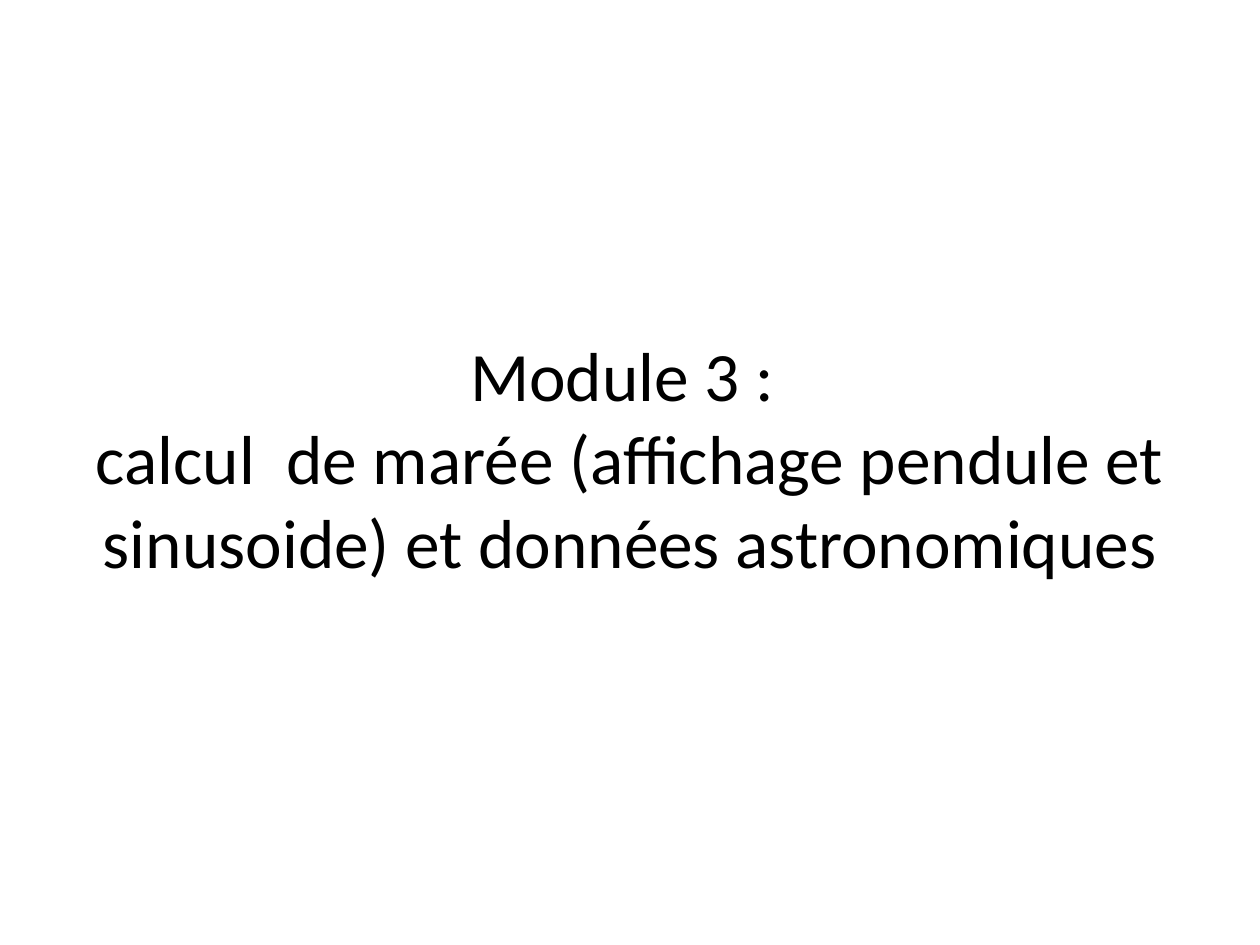
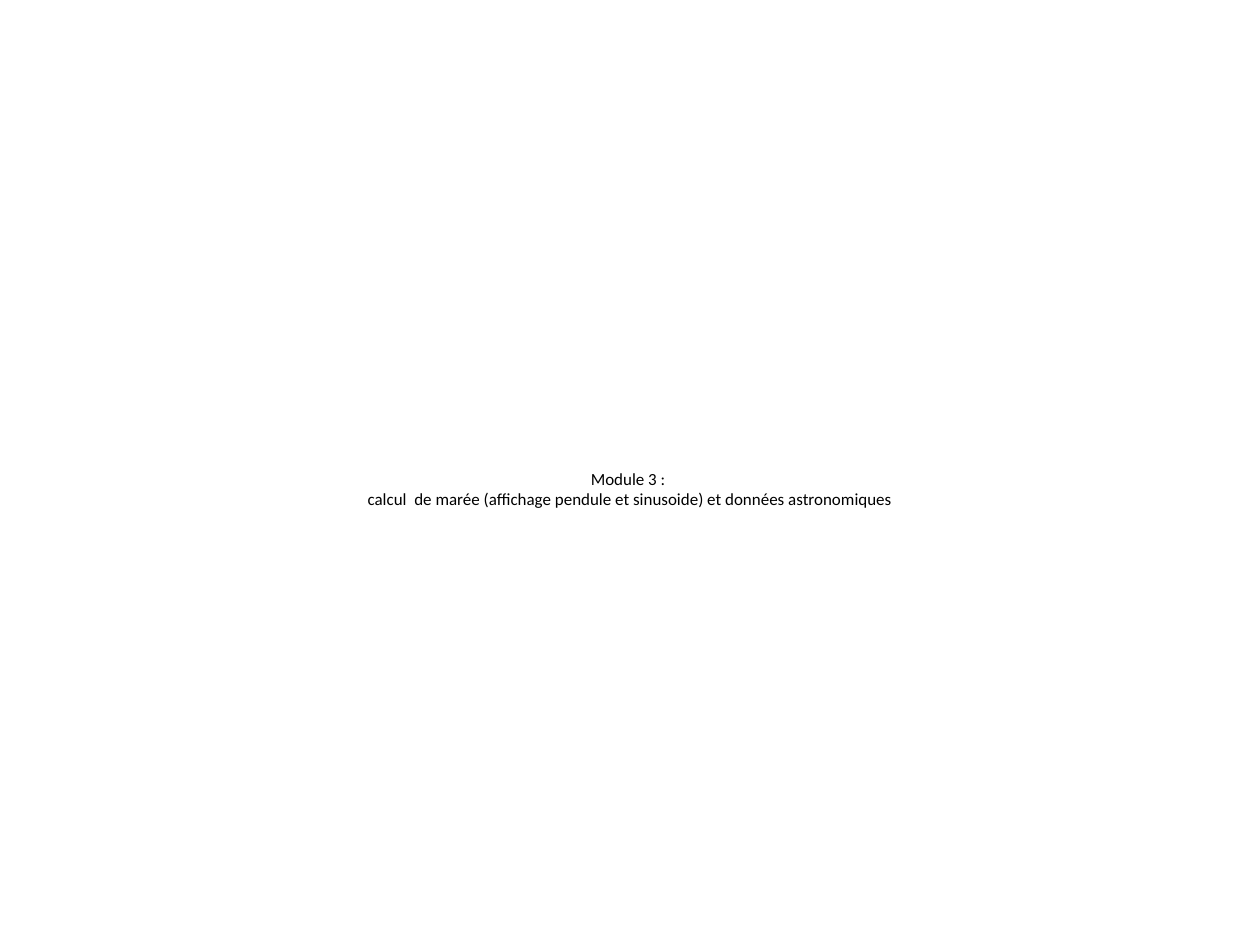
Before and after one commit to ADX-S17/BlindSailor, a slide deck: slide 12 of BlindSailor_Specification.pptx (slide 11 before the commit). Drawn at 1260x945 pixels with LibreOffice and Linux fonts; fonts in the diff are those of the drawing. Boxes give left, top, right and bottom in pixels: in the first picture for what was removed or moved away, otherwise in the second. Text is boxed around its words. In the diff, an @@ line names an element or a change of style, - is before the commit and + after.

```diff
--- a/BlindSailor_Specification.pptx
+++ b/BlindSailor_Specification.pptx
@@ text "Module 3 : calcul de ..." at (x1=368, y1=473, x2=891, y2=508): size 39.6 to 9.7 pt @@
```
Also in this commit, not shown: 14 other slides changed, 1 slide added.
